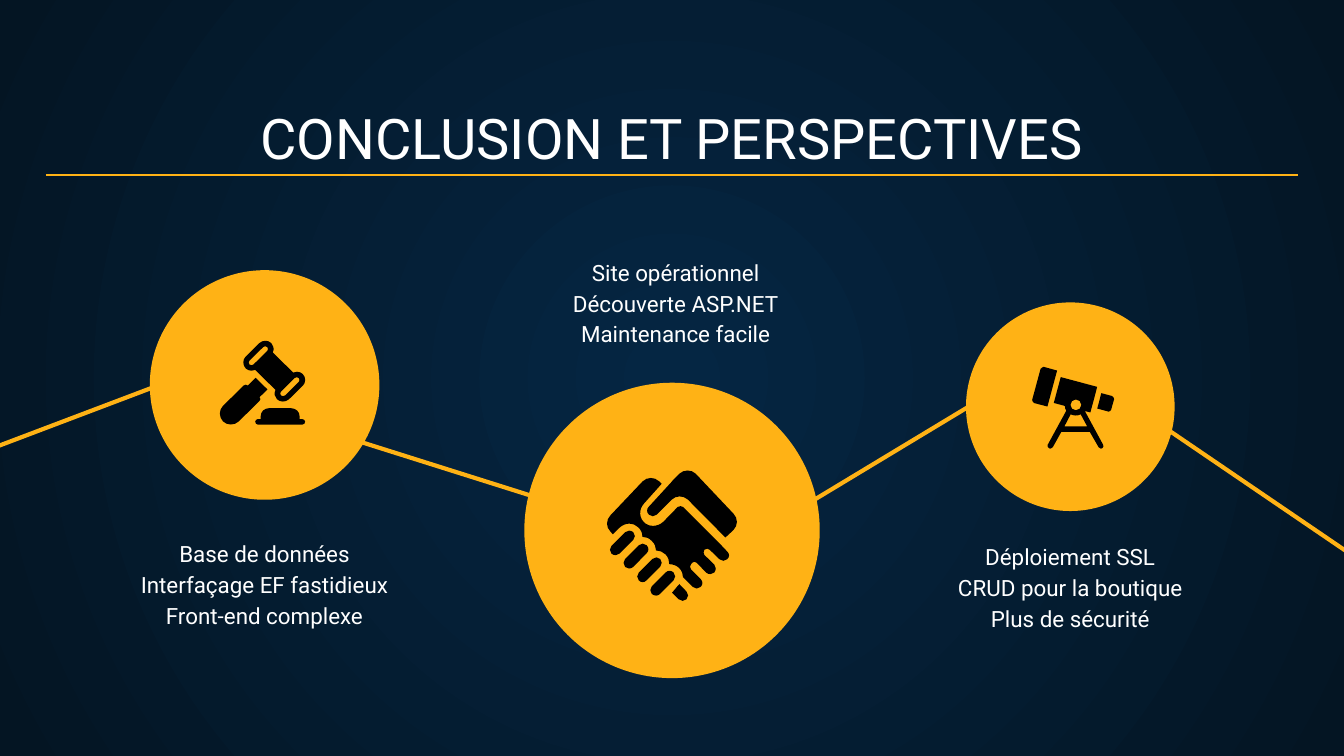
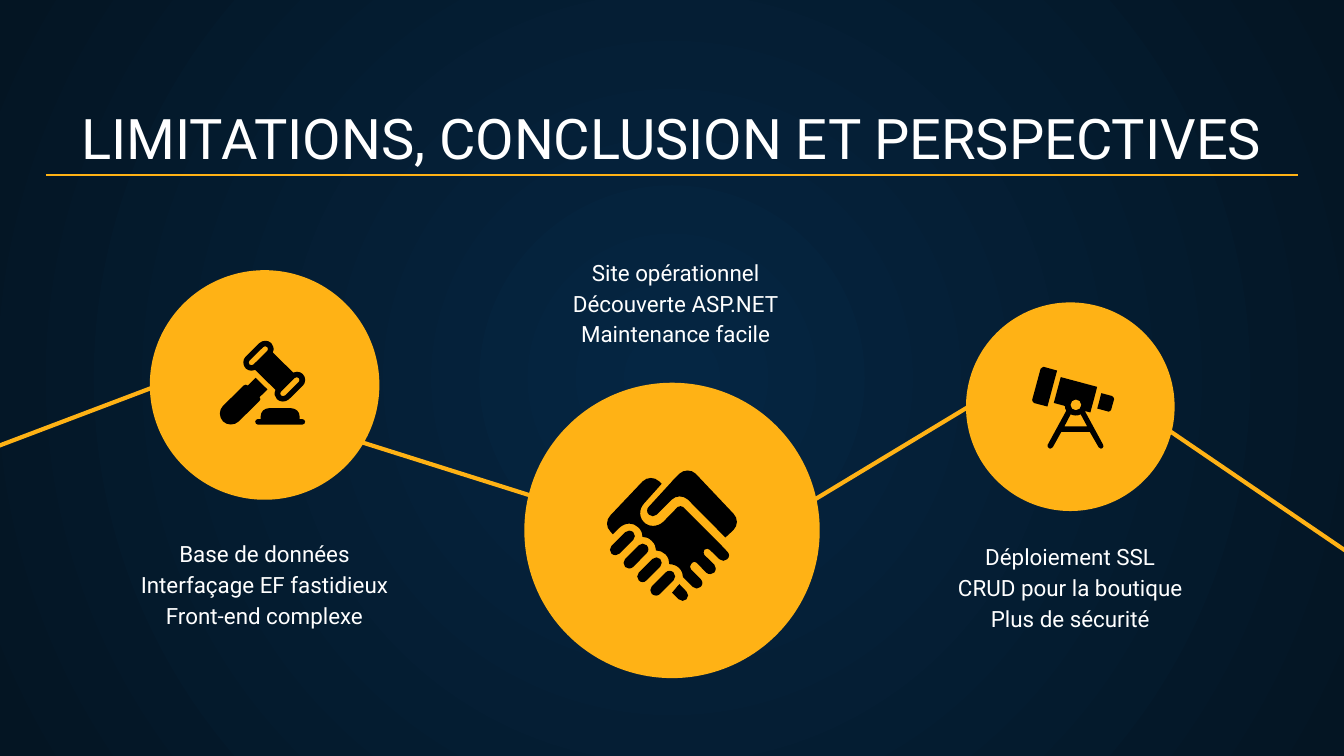
Before and after one commit to ThePension/JDS_Web, a slide deck: slide 10 of doc/Présentation.pptx. Drawn at 1344x756 pixels with LibreOffice and Linux fonts; fonts in the diff are those of the drawing. Boxes give left, top, right and bottom in pixels: in the first picture for what was removed or moved away, otherwise in the second. Text is boxed around its words. In the diff, an @@ line names an element or a change of style, - is before the commit and + after.

Commit message:
Update pptx

```diff
--- a/doc/Présentation.pptx
+++ b/doc/Présentation.pptx
@@ title at (81, 118, 1261, 167): text changed @@
-CONCLUSION ET PERSPECTIVES
+LIMITATIONS, CONCLUSION ET PERSPECTIVES
```
Also in this commit, not shown: 1 other file.
